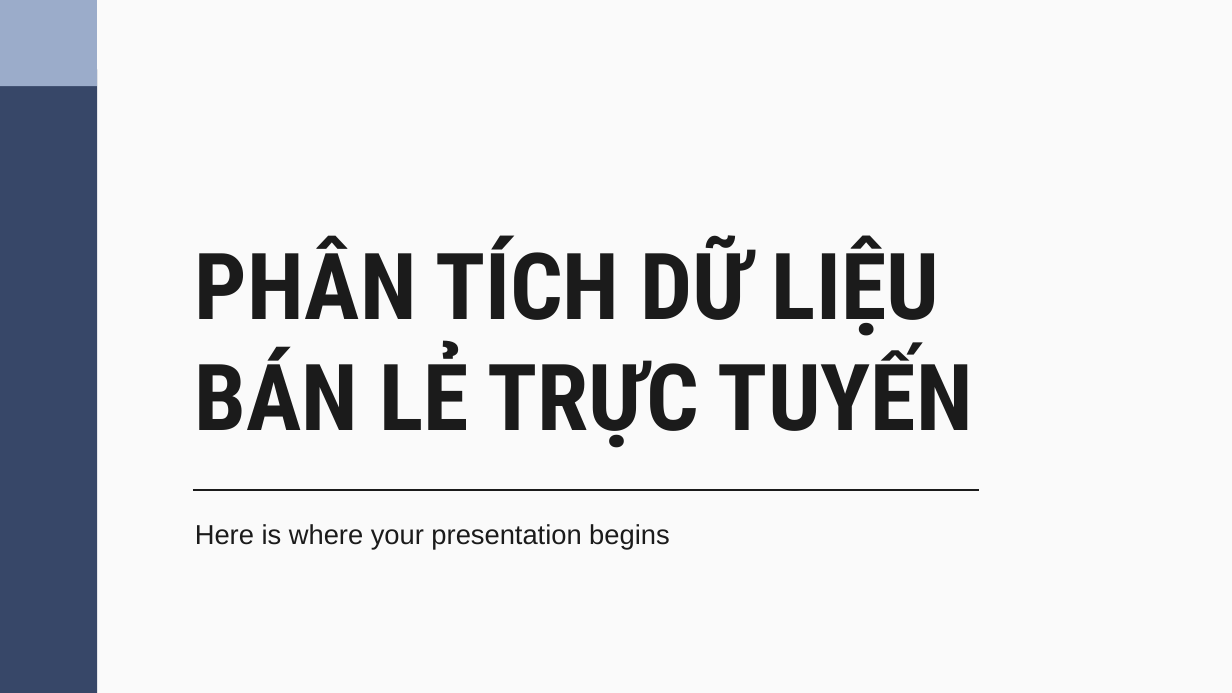
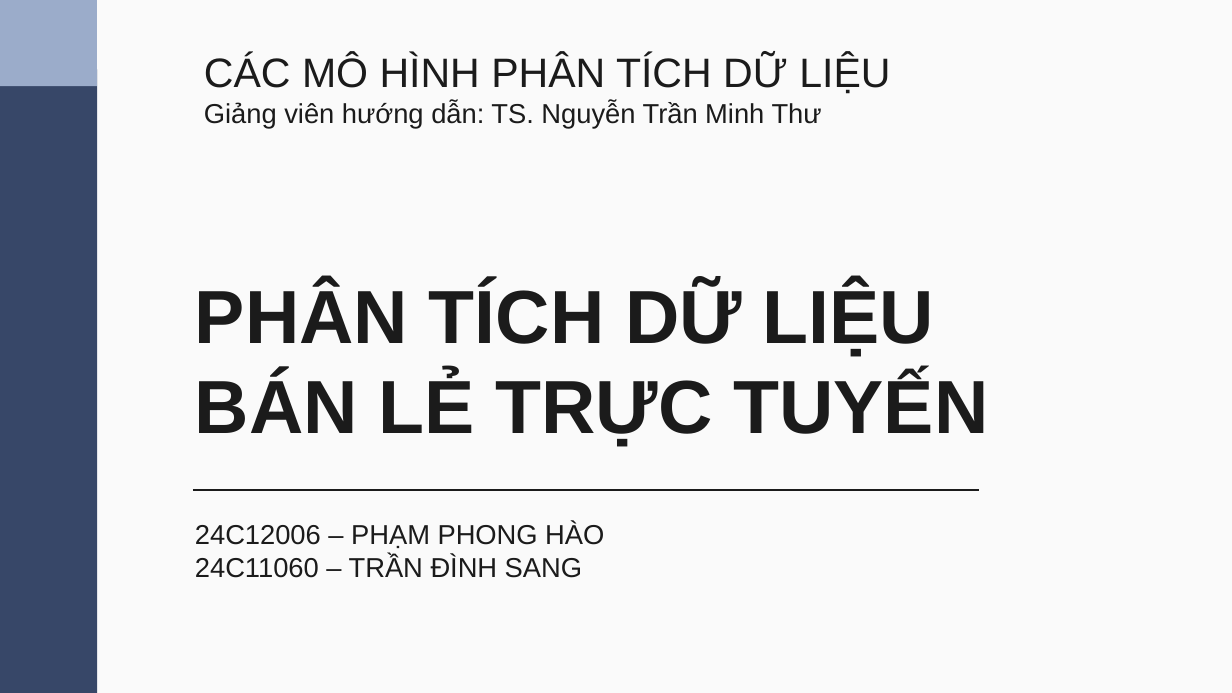
Before and after one commit to WindPham/24C12006_24C11060_final_project_DA_models, a slide deck: slide 1 of presentation/dam.pptx. Drawn at 1232x693 pixels with LibreOffice and Linux fonts; fonts in the diff are those of the drawing. Boxes give left, top, right and bottom in pixels: in the first picture for what was removed or moved away, otherwise in the second. Text is boxed around its words. In the diff, an @@ line names an element or a change of style, - is before the commit and + after.

```diff
--- a/presentation/dam.pptx
+++ b/presentation/dam.pptx
@@ text added at bbox=[204, 55, 890, 129], 16 pt, text #1B1B1B @@
+CÁC MÔ HÌNH PHÂN TÍCH DỮ LIỆU
+Giảng viên hướng dẫn: TS. Nguyễn Trần Minh Thư
@@ title "PHÂN TÍCH DỮ LIỆU BÁN ..." at bbox=[195, 283, 989, 447]: size 54 to 44 pt, font Roboto Condensed to Arial @@
@@ subtitle at bbox=[195, 523, 604, 578]: text changed @@
-Here is where your presentation begins
+24C12006 – PHẠM PHONG HÀO
+24C11060 – TRẦN ĐÌNH SANG
```
Also in this commit, not shown: 20 other slides changed, 17 slides added, 4 other files.
